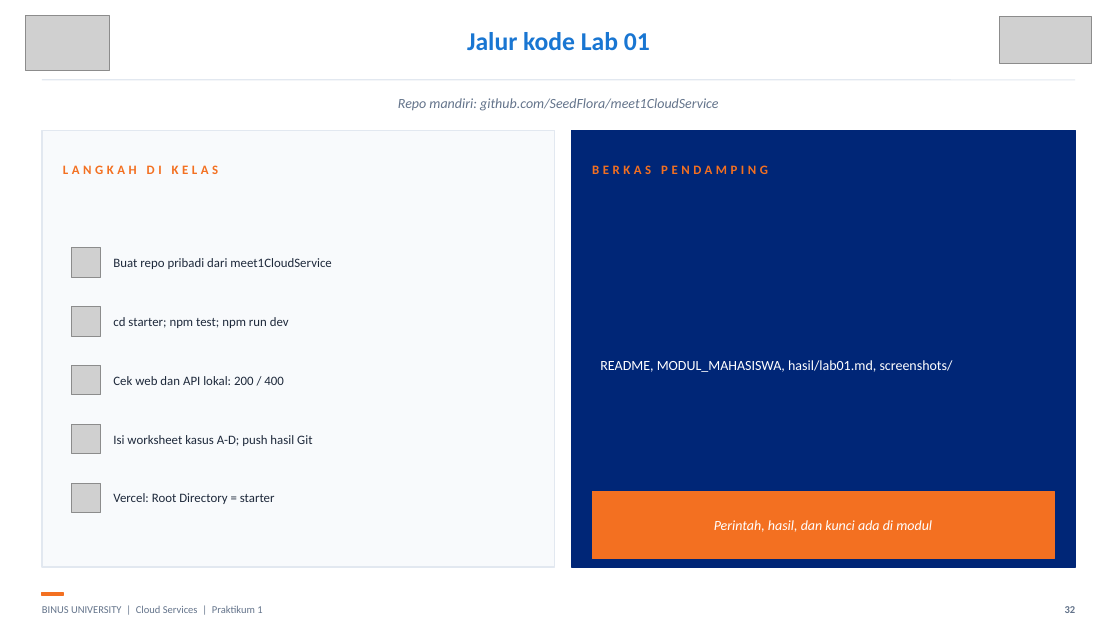
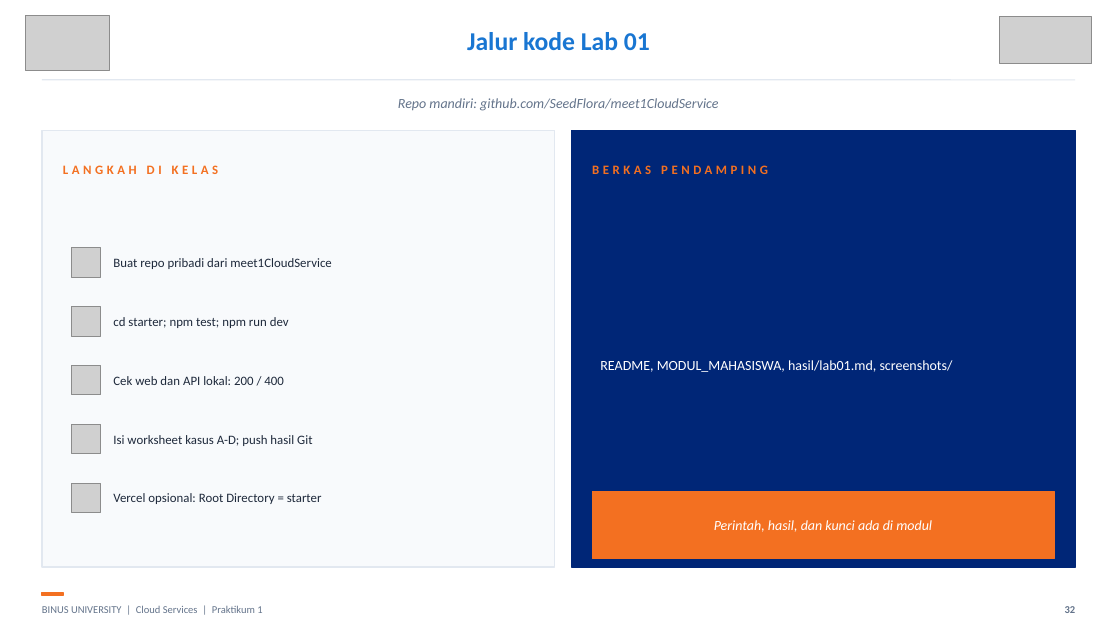
Before and after one commit to SeedFlora/meet1CloudService, a slide deck: slide 32 of slides/LAB01_Pengantar_Cloud_Hands_On_Final.pptx. Drawn at 1120x630 pixels with LibreOffice and Linux fonts; fonts in the diff are those of the drawing; grey boxes stand for pictures. Boxes give left, top, right and bottom in pixels: in the first picture for what was removed or moved away, otherwise in the second. Text is boxed around its words. In the diff, an @@ line names an element or a change of style, - is before the commit and + after.

```diff
--- a/slides/LAB01_Pengantar_Cloud_Hands_On_Final.pptx
+++ b/slides/LAB01_Pengantar_Cloud_Hands_On_Final.pptx
@@ text at (113,493,322,504): text changed @@
-Vercel: Root Directory = starter
+Vercel opsional: Root Directory = starter
```
Also in this commit, not shown: 21 other slides changed, 2 slides added, 2 slides removed, 1 other file.
